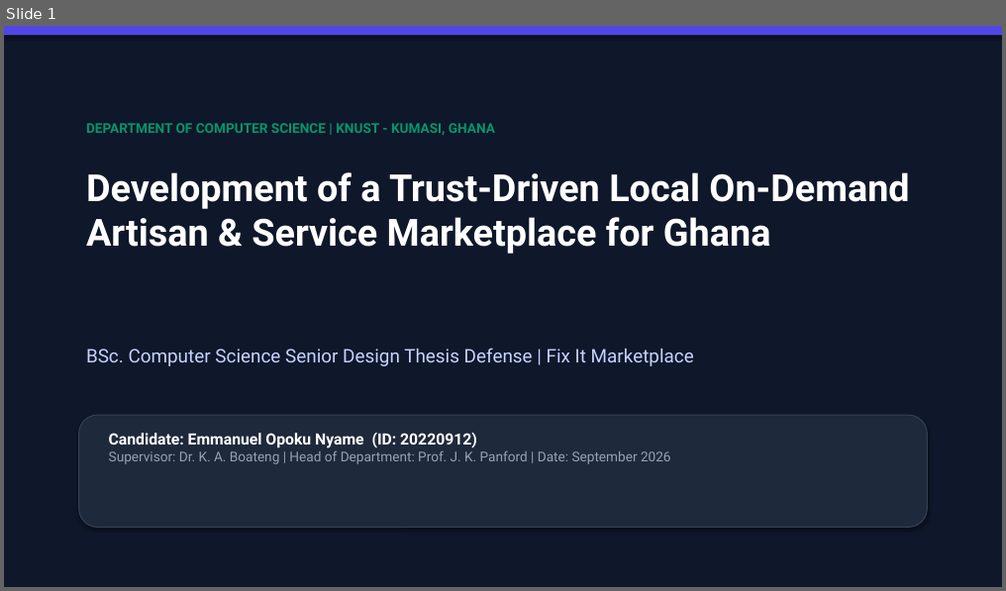
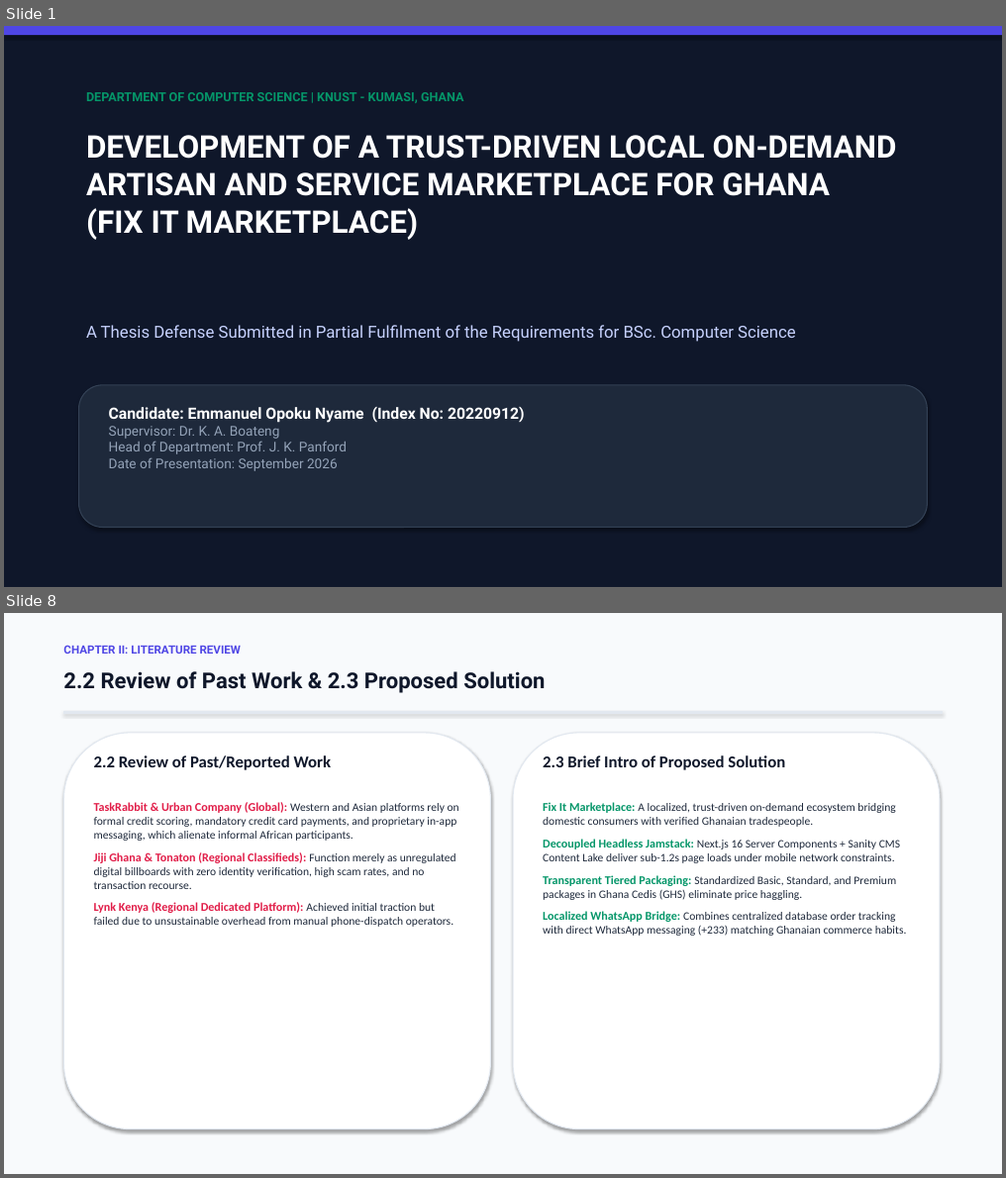
Before and after one commit to emperiumsoul/fix-it-marketplace, a slide deck: Fix_It_Marketplace_Defense_Presentation.pptx. Shown one above the other, each under a label of ours: slide 1 before the commit, slides 1 and 8 after it; the slides between them are not shown. The pictures are 1006x591 and 1006x1178 pixels, drawn with LibreOffice and Linux fonts; fonts in the diff are those of the drawing. Boxes give left, top, right and bottom in pixels: in the first picture for what was removed or moved away, otherwise in the second. Text is boxed around its words. In the diff, an @@ line names an element or a change of style, - is before the commit and + after.

Commit message:
docs: align defense presentation slide deck directly to departmental thesis layout template (21 widescreen slides)

```diff
--- a/Fix_It_Marketplace_Defense_Presentation.pptx
+++ b/Fix_It_Marketplace_Defense_Presentation.pptx
@@ slide 8 added at [4, 613, 1002, 1174], background #F8FAFC @@
@@ text added at [63, 645, 241, 654], 11 pt, text #4F46E5, bold @@
+CHAPTER II: LITERATURE REVIEW
@@ text added at [63, 671, 545, 693], 21 pt, text #0F172A, bold @@
+2.2 Review of Past Work & 2.3 Proposed Solution
@@ rectangle added at [63, 712, 943, 713], fill #E2E8F0, outline #E2E8F0 0.75 pt @@
@@ rounded rectangle added at [63, 733, 491, 1130], fill #FFFFFF, outline #E2E8F0 1 pt @@
@@ text added at [94, 756, 459, 927], 11 pt, text #1E293B @@
+2.2 Review of Past/Reported Work
+TaskRabbit & Urban Company (Global): Western and Asian platforms rely on formal credit scoring, mandatory credit card payments, and proprietary in-app messaging, which alienate informal African participants.
+Jiji Ghana & Tonaton (Regional Classifieds): Function merely as unregulated digital billboards with zero identity verification, high scam rates, and no transaction recourse.
+Lynk Kenya (Regional Dedicated Platform): Achieved initial traction but failed due to unsustainable overhead from manual phone-dispatch operators.
@@ rounded rectangle added at [513, 733, 940, 1130], fill #FFFFFF, outline #E2E8F0 1 pt @@
@@ text added at [543, 756, 907, 936], 11 pt, text #1E293B @@
+2.3 Brief Intro of Proposed Solution
+Fix It Marketplace: A localized, trust-driven on-demand ecosystem bridging domestic consumers with verified Ghanaian tradespeople.
+Decoupled Headless Jamstack: Next.js 16 Server Components + Sanity CMS Content Lake deliver sub-1.2s page loads under mobile network constraints.
+Transparent Tiered Packaging: Standardized Basic, Standard, and Premium packages in Ghana Cedis (GHS) eliminate price haggling.
+Localized WhatsApp Bridge: Combines centralized database order tracking with direct WhatsApp messaging (+233) matching Ghanaian commerce habits.
@@ slide 1 changed as well @@
@@ text "DEPARTMENT OF COMPUTER SCIENCE | ...": place and size @@
-text "DEPARTMENT OF COMPUTER SCIENCE | ..." at [86, 123, 495, 135]
+text "DEPARTMENT OF COMPUTER SCIENCE | ..." at [86, 92, 464, 103]
@@ text "DEPARTMENT OF COMPUTER SCIENCE | ..." at [86, 92, 464, 103]: size 13 to 12 pt @@
@@ text at [86, 135, 897, 240]: text changed; size 36 to 30 pt @@
-Development of a Trust-Driven Local On-Demand Artisan & Service Marketplace for Ghana
+DEVELOPMENT OF A TRUST-DRIVEN LOCAL ON-DEMAND ARTISAN AND SERVICE MARKETPLACE FOR GHANA
+(FIX IT MARKETPLACE)
@@ text at [86, 325, 796, 342]: text changed; size 18 to 16 pt @@
-BSc. Computer Science Senior Design Thesis Defense | Fix It Marketplace
+A Thesis Defense Submitted in Partial Fulfilment of the Requirements for BSc. Computer Science
@@ rounded rectangle: place and size @@
-rounded rectangle at [79, 415, 927, 528]
+rounded rectangle at [79, 385, 927, 528]
@@ text at [109, 407, 525, 472]: text changed @@
-Candidate: Emmanuel Opoku Nyame (ID: 20220912)
-Supervisor: Dr. K. A. Boateng | Head of Department: Prof. J. K. Panford | Date: September 2026
+Candidate: Emmanuel Opoku Nyame (Index No: 20220912)
+Supervisor: Dr. K. A. Boateng
+Head of Department: Prof. J. K. Panford
+Date of Presentation: September 2026
```
Also in this commit, not shown: 5 other slides changed, 14 other slides added, 13 slides removed, 1 other file.
